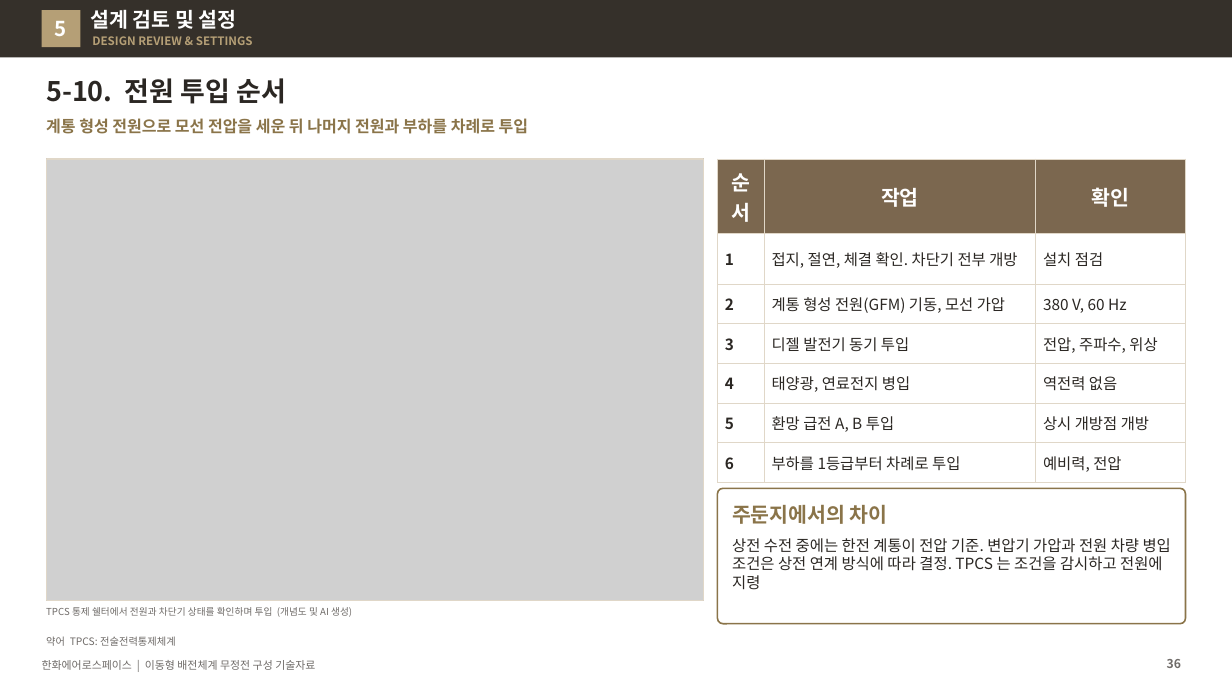
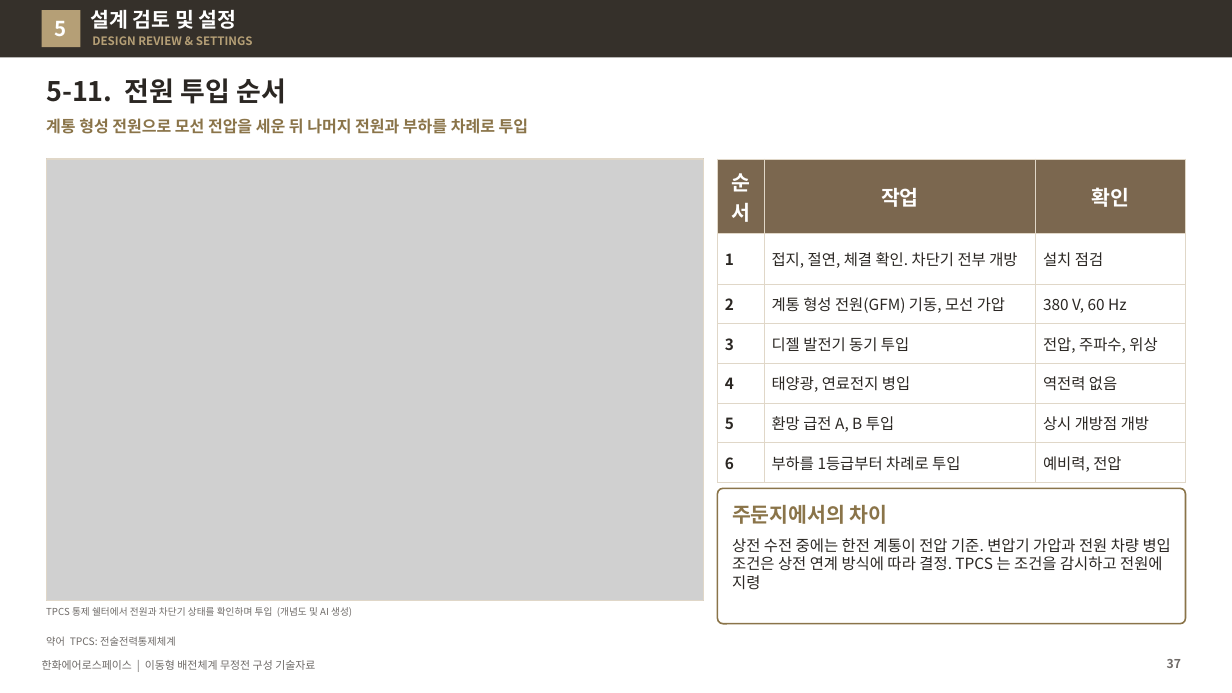
Before and after one commit to byunjd112-hue/headroom, a slide deck: slide 37 of mobile_ems/docs/out/IFPS_이동형배전체계_무정전구성_기술자료_Rev72.pptx (slide 36 before the commit). Drawn at 1232x693 pixels with LibreOffice and Linux fonts; fonts in the diff are those of the drawing; grey boxes stand for pictures. Boxes give left, top, right and bottom in pixels: in the first picture for what was removed or moved away, otherwise in the second. Text is boxed around its words. In the diff, an @@ line names an element or a change of style, - is before the commit and + after.

```diff
--- a/mobile_ems/docs/out/IFPS_이동형배전체계_무정전구성_기술자료_Rev72.pptx
+++ b/mobile_ems/docs/out/IFPS_이동형배전체계_무정전구성_기술자료_Rev72.pptx
@@ title at (x1=46, y1=78, x2=286, y2=104): text changed @@
-5-10. 전원 투입 순서
+5-11. 전원 투입 순서
@@ page number at (x1=1167, y1=659, x2=1181, y2=668): text changed @@
-36
+37
```
Also in this commit, not shown: 16 other slides changed, 2 slides added, 4 other files.
